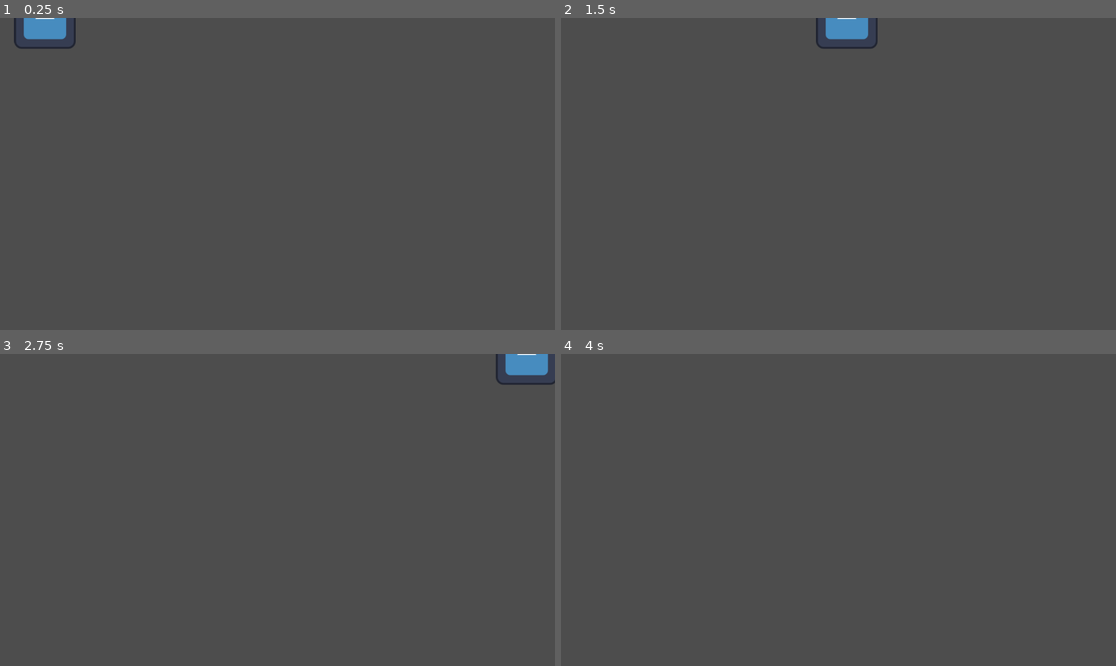
Above: before the commit, frames 1-4 (two rows, left to right).
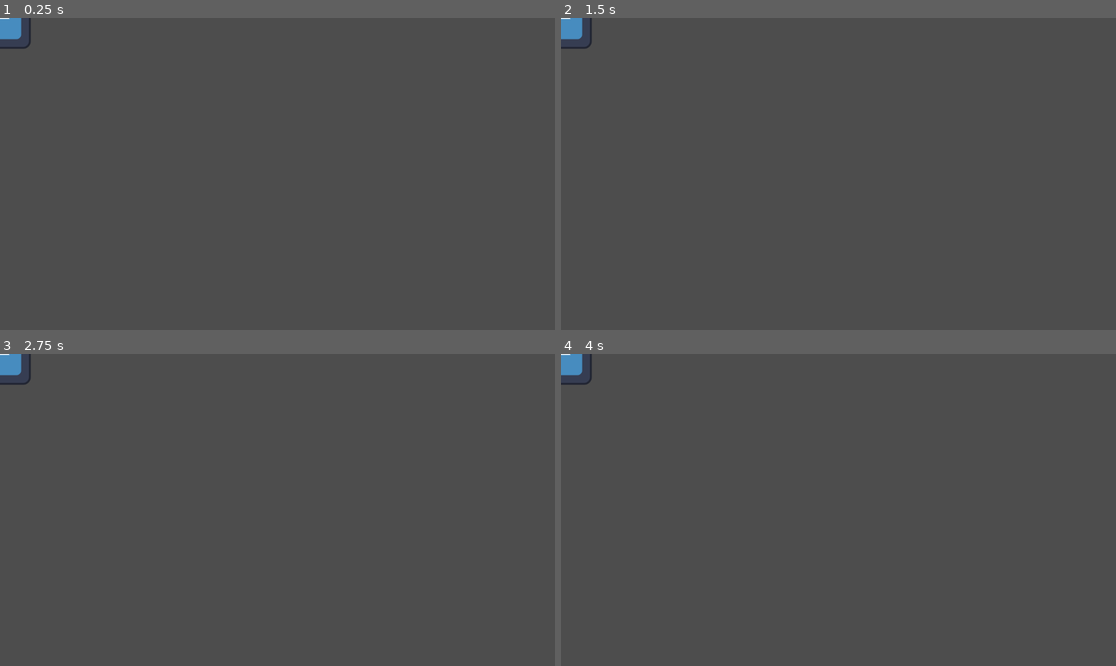
Above: after the commit, the same moments.

Repository: TacoDeTrompo/monkey
Game: Godot game, scene res://Characters/police.tscn
Same seed, same stepped clock (60 frames per second), same inputs: the game is played once before the commit and once after it. The project has no main scene, so this scene is started directly. The engine's default icon, where the game draws it, is replaced by a stand-in: a white triangle on a blue panel in a dark square.
Inputs:
- Up to frame 1 (0.25 s): no input
- Up to frame 2 (1.5 s): tap Enter (ui_accept) at 0.5, 0.77 s; hold Right (ui_right) from 0.53 s (still down)
- Up to frame 3 (2.75 s): tap Enter (ui_accept) at 1.52 s; release Right (ui_right) at 2.03 s; hold Left (ui_left) from 2.03 s (still down)
- Up to frame 4 (4 s): release Left (ui_left) at 2.78 s; hold Right (ui_right) from 2.78 s (still down); tap Enter (ui_accept) at 3.02, 3.5, 3.77 s

The runs differ from the first frame. In frame 1, 0.9% of the frame differs, in the area x 0-14%, y 0-10%; in frame 2, 1.0%, in the area x 0-58%, y 0-10%; in frame 3, 1.0%; in frame 4, 0.3%.

Commit message:
wip-created movement for controlled cars
It is in police but works for the player.

Diff:
--- a/Characters/police.tscn
+++ b/Characters/police.tscn
@@ -21,7 +21,7 @@
 shape = SubResource("RectangleShape2D_abd4w")
 
 [node name="StateMachine" parent="." node_paths=PackedStringArray("initial_state") instance=ExtResource("3_104a4")]
-initial_state = NodePath("Pursue")
+initial_state = NodePath("Patrol")
 
 [node name="Pursue" type="Node" parent="StateMachine" node_paths=PackedStringArray("cop")]
 script = ExtResource("4_uh1pa")
--- a/Scripts/Characters/police.gd
+++ b/Scripts/Characters/police.gd
@@ -1,11 +1,28 @@
 extends CharacterBody2D
 
 
-const SPEED = 300.0
-const JUMP_VELOCITY = -400.0
+#const SPEED = 300.0
+#const JUMP_VELOCITY = -400.0
+var wheel_base = 70 #distancia entre las llantas
+var steering_angle = 25 #que tanto gira el auto/rueda
+var engine_power = 800
+var friction = -0.9
+var drag = -0.001
+var braking = -450
+var max_reverse_speed = 250
+var slip_speed = 400
+var traction_fast = 0.05
+var traction_slow = 0.7
 
+var acceleration = Vector2.ZERO
+var steer_direction = 0
 
 func _physics_process(delta):
+	acceleration = Vector2.ZERO
+	get_input()
+	apply_friction()
+	calculate_steering(delta)
+	velocity += acceleration * delta
 	# Add the gravity.
 	#if not is_on_floor():
 		#velocity += get_gravity() * delta
@@ -25,3 +42,45 @@
 	#velocity.x =  SPEED
 
 	move_and_slide()
+
+
+func get_input():
+	var turn = 0
+	if Input.is_action_pressed("ui_right"):
+		turn +=1
+	if Input.is_action_pressed("ui_left"):
+		turn -=1
+	steer_direction = turn * deg_to_rad(steering_angle)
+	#velocity = Vector2.ZERO
+	if Input.is_action_pressed("ui_up"):
+		acceleration = transform.x * engine_power
+	if Input.is_action_pressed("ui_down"):
+		acceleration = transform.x * braking
+	pass
+
+func calculate_steering(delta):
+	var rear_wheel = position - transform.x * wheel_base/2.0
+	var front_wheel = position + transform.x * wheel_base/2.0
+	rear_wheel += velocity * delta
+	front_wheel += velocity.rotated(steer_direction) * delta
+
+	var new_heading = (front_wheel - rear_wheel).normalized()
+	var traction = traction_slow
+	if velocity.length() > slip_speed:
+		traction = traction_fast
+	var d = new_heading.dot(velocity.normalized()) #valor entre -1 y 1
+	if d > 0:
+		velocity = velocity.lerp(new_heading * velocity.length(),traction)
+	elif d < 0:
+		velocity = -new_heading * min( velocity.length(), max_reverse_speed)
+	rotation = new_heading.angle()
+
+	pass
+
+func apply_friction():
+	if velocity.length() < 5:
+		velocity = Vector2.ZERO
+	var friction_force = velocity * friction
+	var drag_force = velocity * velocity.length() * drag
+	acceleration += drag_force + friction_force
+	pass
